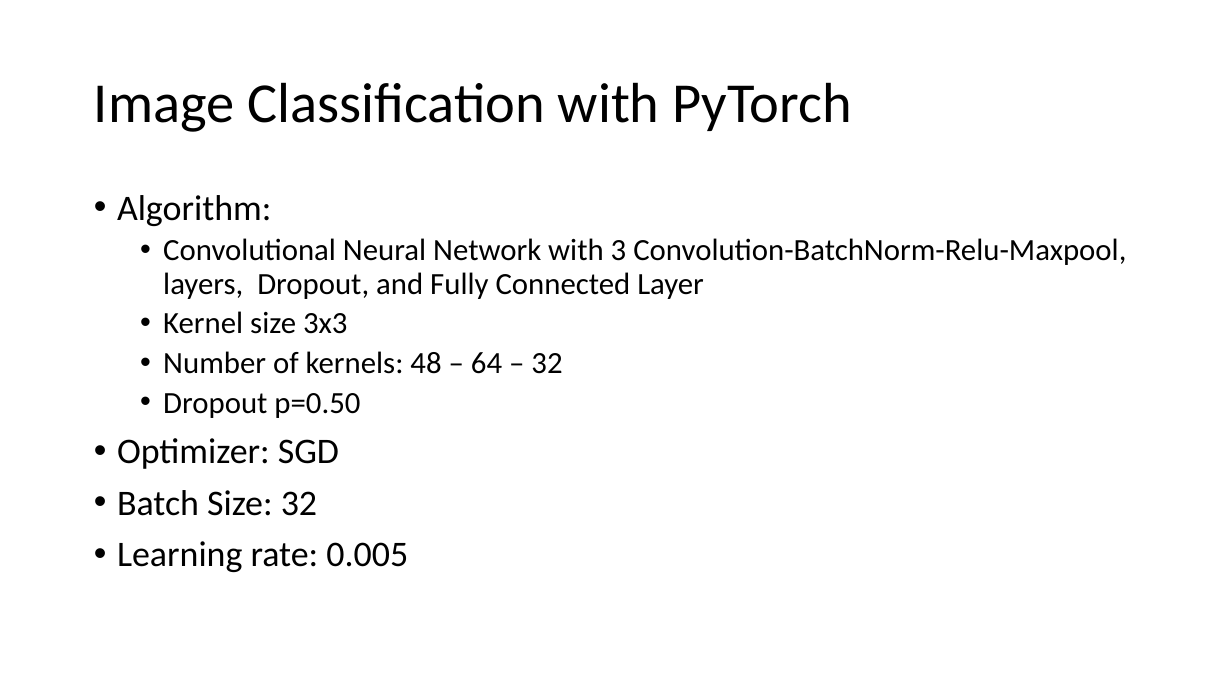
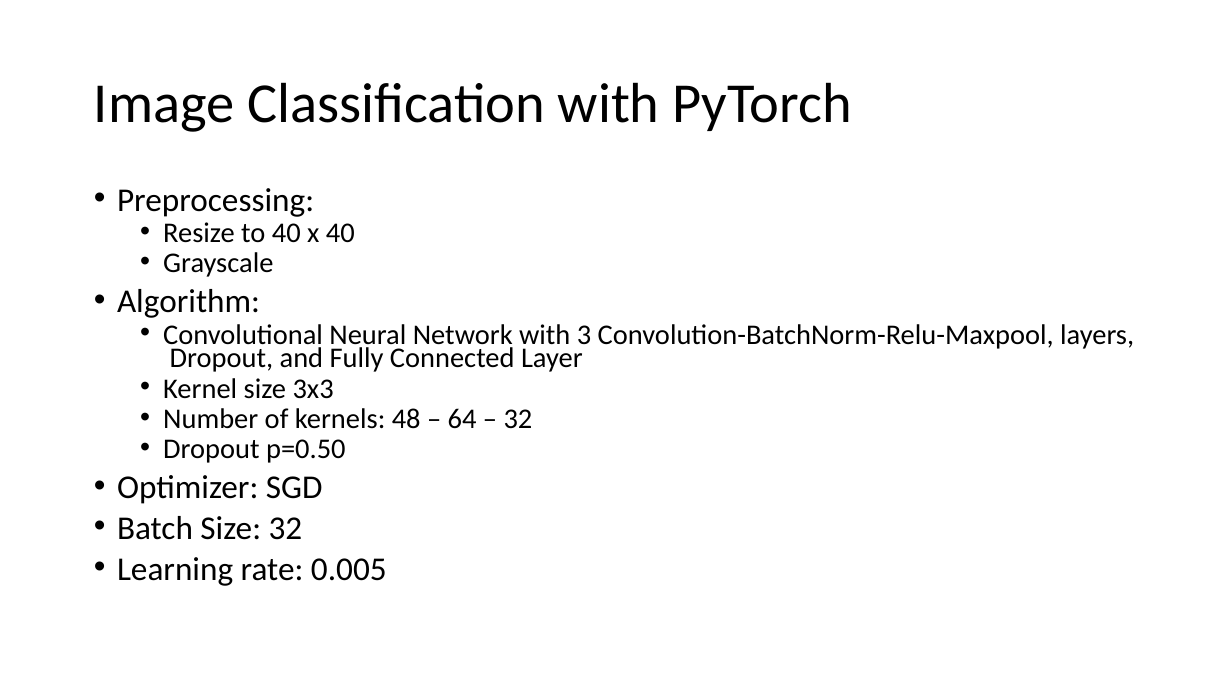
Before and after one commit to BillGrieser-GW/Final-Project-Group-7, a slide deck: slide 8 of Final-Group-Presentation/Group7.pptx. Drawn at 1232x693 pixels with LibreOffice and Linux fonts; fonts in the diff are those of the drawing. Boxes give left, top, right and bottom in pixels: in the first picture for what was removed or moved away, otherwise in the second. Text is boxed around its words. In the diff, an @@ line names an element or a change of style, - is before the commit and + after.

```diff
--- a/Final-Group-Presentation/Group7.pptx
+++ b/Final-Group-Presentation/Group7.pptx
@@ text at (x1=117, y1=188, x2=355, y2=277): paragraphs added @@
+• Preprocessing:
+  • Resize to 40 x 40
+  • Grayscale
@@ text at (x1=117, y1=289, x2=1134, y2=586): size 28 to 25.9 pt in "Algorithm:", "Optimizer: SGD", "Batch Size: 32", "Learning rate: 0.005"; size 24 to 22.2 pt in "Convolutional Neural Network with 3 Convolution-BatchNorm-Re ...", "Kernel size 3x3", "Number of kernels: 48 – 64 – ...", "Dropout p=0.50"; line spacing 0.9 to 0.7 @@
```
Also in this commit, not shown: 18 slides added.
